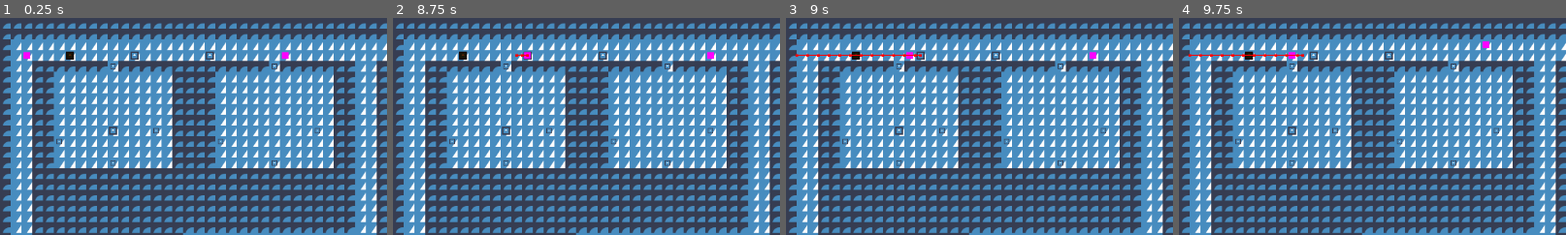
Above: before the commit, frames 1-4 (left to right).
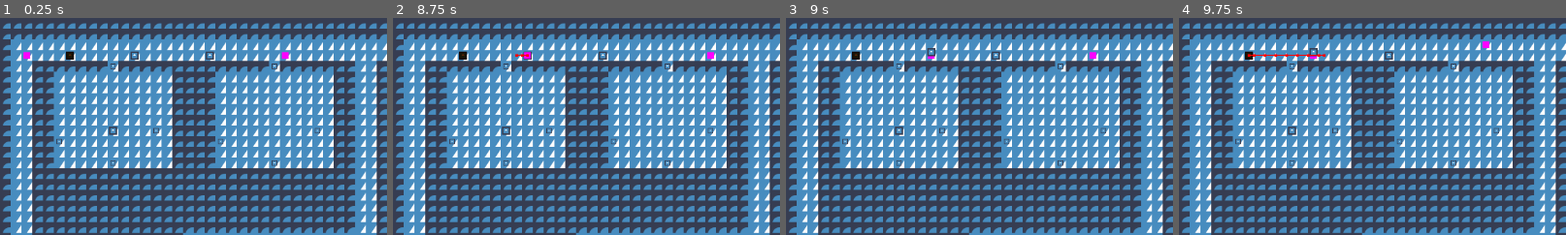
Above: after the commit, the same moments.

Repository: Nathpett/City-Navigation-Project
Game: Godot game, scene res://main.tscn
The game is run twice, just before and just after one commit, with the same random seed, the same clock (stepped at 60 frames per second) and the same inputs. The engine's default icon, where the game draws it, is replaced by a stand-in: a white triangle on a blue panel in a dark square.
Inputs:
- Up to frame 1 (0.25 s): no input
- Up to frame 2 (8.75 s): tap Enter at 0.5, 2, 3.5 s; hold D (right) 0.53-1.28 s; tap Space at 1.25, 2.75, 4.25 s; hold S (down) 1.28-2.03 s; hold D (right) 2.03-2.78 s; hold W (up) 2.78-3.53 s; hold A (left) 3.53-5.03 s; hold S (down) 5.03-5.78 s; hold D (right) 5.78-6.53 s; hold W (up) 6.53-7.28 s; hold D (right) 7.28-8.03 s; hold S (down) from 8.03 s (still down)
- Up to frame 3 (9 s): release S (down) at 8.78 s; hold A (left) from 8.78 s (still down)
- Up to frame 4 (9.75 s): release A (left) at 9.53 s; hold W (up) from 9.53 s (still down)
The pictures show only the part of the screen within x 0-50%, y 0-50%; the shares and areas given below are measured in that part.

Frames 1-2 are identical in both runs. In frame 3, 0.4% of the frame differs, in the area x 2-39%, y 13-20%; in frame 4, 0.3%.

Commit message:
fixed flee behavior

Diff:
--- a/main.tscn
+++ b/main.tscn
@@ -268,7 +268,6 @@
 
 [node name="Thing6" parent="." instance=ExtResource("5_ibd3p")]
 position = Vector2(312, 56)
-flee_from_debug = true
 
 [node name="Thing2" parent="." instance=ExtResource("5_ibd3p")]
 position = Vector2(536, 344)
@@ -284,3 +283,4 @@
 
 [node name="CharacterBody2D" parent="." instance=ExtResource("7_ob8hq")]
 position = Vector2(424, 56)
+flee_from_debug = true
--- a/project.godot
+++ b/project.godot
@@ -17,7 +17,7 @@
 
 [autoload]
 
-TurnMaster="*res://turn_master/turn_master.gd"
+RoundMaster="*res://round_master/round_master.gd"
 
 [input]
 
--- /dev/null
+++ b/round_master/round_master.gd
@@ -0,0 +1,37 @@
+extends Node
+
+signal prime_physics
+signal turn_begin
+signal turn_body
+signal turn_end
+signal cleanup_turn
+
+var character_registry: Array = []
+
+
+func register_character(character: Character) -> void:
+	character_registry.append(character)
+
+
+func execute_round():
+	emit_signal("prime_physics")
+	await get_tree().physics_frame
+	emit_signal("turn_begin")
+
+	var sorted_characters = _get_sorted_characters()
+	for character in sorted_characters:
+		character.process_turn_body()
+
+	emit_signal("turn_end")
+	emit_signal("cleanup_turn")
+
+
+func _get_sorted_characters() -> Array:
+	var sorted_characters = character_registry.duplicate()
+	sorted_characters.sort_custom(Callable(self, "_execute_priority"))
+
+	return sorted_characters
+
+
+func _execute_priority(a, b) -> bool:
+	return a.execute_priority < b.execute_priority
--- a/state/npc_states/flee.gd
+++ b/state/npc_states/flee.gd
@@ -1,5 +1,6 @@
 extends NpcBaseState
 
+# TODO WHY only enter flee state one frame after seeing something?
 var average_scary_thing_position:= Vector2.ZERO
 var flee_turns = 20
 
@@ -10,7 +11,7 @@
 
 
 func _physics_process(_delta):
-	if has_physics_this_turn:
+	if has_physics_this_round:
 		return
 
 	flee_turns -= 1
@@ -32,6 +33,12 @@
 	for i in range(8):
 		dirs.append(float(i)/8 * TAU)
 
+	var approx_scary_thing_dir: Vector2 = state_owner.global_position.direction_to(average_scary_thing_position)
+	var prox_angle = approx_scary_thing_dir.angle()
+	var quart_pi = PI / 4.0
+	prox_angle = round(prox_angle / quart_pi) * quart_pi
+	dirs.erase(prox_angle)
+
 	var possible_navs := []
 	var space_state = state_owner.get_world_2d().direct_space_state
 	for dir in dirs:
@@ -49,7 +56,7 @@
 		if dist > champ_dist:
 			champ_dist = dist
 			champ_nav = nav
-
+	print(champ_nav)
 	state_owner.set_movement_target(champ_nav)
 
 
--- a/state/npc_states/npc_state_base.gd
+++ b/state/npc_states/npc_state_base.gd
@@ -4,19 +4,19 @@
 var things_seen: Array = []
 
 var seen_flee: bool = false
-var has_physics_this_turn: bool = false
+var has_physics_this_round: bool = false
 
 
 func _ready():
 	super._ready()
-	TurnMaster.connect("prime_physics", Callable(self, "set").bind("has_physics_this_turn", false))
-	TurnMaster.connect("cleanup_turn", Callable(self, "_on_cleanup_turn"))
+	RoundMaster.connect("prime_physics", Callable(self, "set").bind("has_physics_this_round", false))
+	RoundMaster.connect("cleanup_turn", Callable(self, "_on_cleanup_turn"))
 
 
 func _physics_process(_delta):
-	if has_physics_this_turn:
+	if has_physics_this_round:
 		return
-	call_deferred("set", "has_physics_this_turn", true)
+	call_deferred("set", "has_physics_this_round", true)
 
 	things_seen = state_owner.look()
 
--- a/state/npc_states/wander_and_find.gd
+++ b/state/npc_states/wander_and_find.gd
@@ -18,7 +18,7 @@
 
 
 func _physics_process(_delta):
-	if has_physics_this_turn:
+	if has_physics_this_round:
 		return
 	super._physics_process(_delta)
 	if things_seen.is_empty():
--- a/things/character.gd
+++ b/things/character.gd
@@ -5,9 +5,19 @@
 var holding = null
 var city: City
 
+@export var execute_priority: int = 0
+
 
 func _ready():
+	super._ready()
+
 	city = get_parent()
+
+	RoundMaster.register_character(self)
+
+
+func process_turn_body() -> void:
+	pass
 
 
 func move_character(direction: Vector2i) -> void:
--- a/things/npc.gd
+++ b/things/npc.gd
@@ -23,8 +23,6 @@
 	$SightArea/CollisionShape2D.shape.radius = sight_range
 
 	$StateMachine.push_state("porter")
-
-	TurnMaster.connect("turn_body", Callable(self, "process_turn")) # TODO this should be called directly not via signals
 
 
 func look() -> Array: # ONLY CALL IN PHYSICS PROCESS
@@ -54,7 +52,7 @@
 	navigation_path = navigation_agent.get_current_navigation_path()
 
 
-func process_turn() -> void:
+func process_turn_body() -> void:
 	if has_target_position:
 		var current_agent_position: Vector2 = global_position
 		var next_path_position: Vector2 = navigation_agent.get_next_path_position()
@@ -65,7 +63,6 @@
 		rounded_angle = round(rounded_angle / half_pi) * half_pi
 		direction = Vector2.RIGHT.rotated(rounded_angle)
 		move_character(direction)
-		#position += direction * city.get_tile_size() # TODO this needs proper logic in the character class to prevent wall collides
 
 
 func _get_closest_cardinal_vector(vec2: Vector2):
--- a/things/npc.tscn
+++ b/things/npc.tscn
@@ -12,14 +12,14 @@
 [sub_resource type="CircleShape2D" id="CircleShape2D_ott3u"]
 resource_local_to_scene = true
 
+[sub_resource type="CircleShape2D" id="CircleShape2D_xew66"]
+radius = 6.0
+
 [node name="CharacterBody2D" type="CharacterBody2D"]
 collision_layer = 2
 motion_mode = 1
 wall_min_slide_angle = 0.0
 script = ExtResource("1_mukjw")
-reaction_speed = null
-sight_range = null
-flee_from_debug = null
 metadata/_edit_group_ = true
 
 [node name="CollisionShape2D" type="CollisionShape2D" parent="."]
@@ -42,5 +42,12 @@
 [node name="CollisionShape2D" type="CollisionShape2D" parent="SightArea"]
 shape = SubResource("CircleShape2D_ott3u")
 
+[node name="SeeHitBox" type="Area2D" parent="."]
+collision_layer = 2
+collision_mask = 0
+
+[node name="CollisionShape2D" type="CollisionShape2D" parent="SeeHitBox"]
+shape = SubResource("CircleShape2D_xew66")
+
 [connection signal="area_entered" from="SightArea" to="." method="_on_sight_area_area_entered"]
 [connection signal="area_exited" from="SightArea" to="." method="_on_sight_area_area_exited"]
--- a/things/player.gd
+++ b/things/player.gd
@@ -1,7 +1,7 @@
 extends Character
 
 var turn_exhausted = false
-
+# TODO QUEUE INPUT AND EXECUTE IN process_turn_body
 
 func _input(event):
 	if turn_exhausted:
@@ -27,5 +27,5 @@
 			valid_press = true
 
 		if valid_press:
-			TurnMaster.execute_turn()
+			RoundMaster.execute_round()
 			move_character(direction)
--- a/things/player.tscn
+++ b/things/player.tscn
@@ -11,6 +11,9 @@
 
 [sub_resource type="CircleShape2D" id="CircleShape2D_f74tm"]
 resource_local_to_scene = true
+
+[sub_resource type="CircleShape2D" id="CircleShape2D_pcmt8"]
+radius = 6.0
 
 [node name="CharacterBody2D" type="CharacterBody2D"]
 collision_layer = 2
@@ -37,5 +40,12 @@
 [node name="CollisionShape2D" type="CollisionShape2D" parent="SightArea"]
 shape = SubResource("CircleShape2D_f74tm")
 
+[node name="SeeHitBox" type="Area2D" parent="."]
+collision_layer = 2
+collision_mask = 0
+
+[node name="CollisionShape2D" type="CollisionShape2D" parent="SeeHitBox"]
+shape = SubResource("CircleShape2D_pcmt8")
+
 [connection signal="area_entered" from="SightArea" to="." method="_on_sight_area_area_entered"]
 [connection signal="area_exited" from="SightArea" to="." method="_on_sight_area_area_exited"]
--- a/things/thing.gd
+++ b/things/thing.gd
@@ -4,6 +4,11 @@
 signal dropped
 
 @export var flee_from_debug = false
+
+
+func _ready():
+	pass
+
 
 func evoke_pickup():
 	$StateMachine.push_state("held",  null, true)
--- a/turn_master/turn_master.gd
+++ /dev/null
@@ -1,16 +0,0 @@
-extends Node
-
-signal prime_physics
-signal turn_begin
-signal turn_body
-signal turn_end
-signal cleanup_turn
-
-
-func execute_turn():
-	emit_signal("prime_physics")
-	await get_tree().physics_frame
-	emit_signal("turn_begin")
-	emit_signal("turn_body")
-	emit_signal("turn_end")
-	emit_signal("cleanup_turn")
Not shown: 1 places in things/npc.tscn that only renumber resources
Not shown: 1 places in things/player.tscn that only renumber resources
